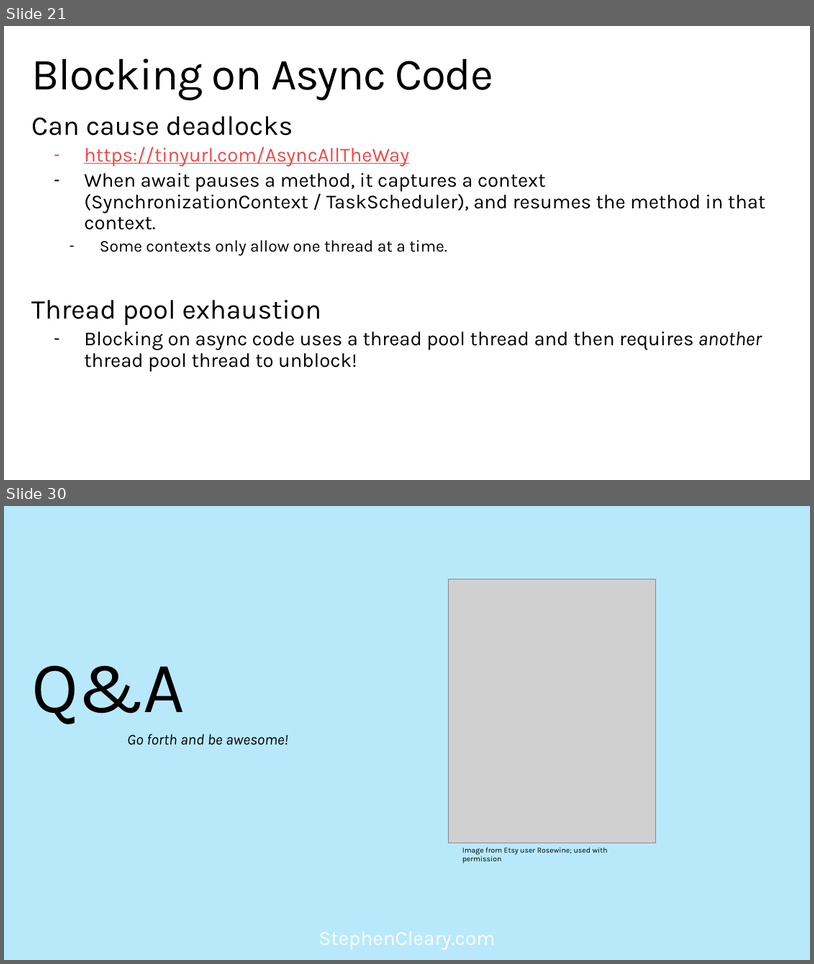
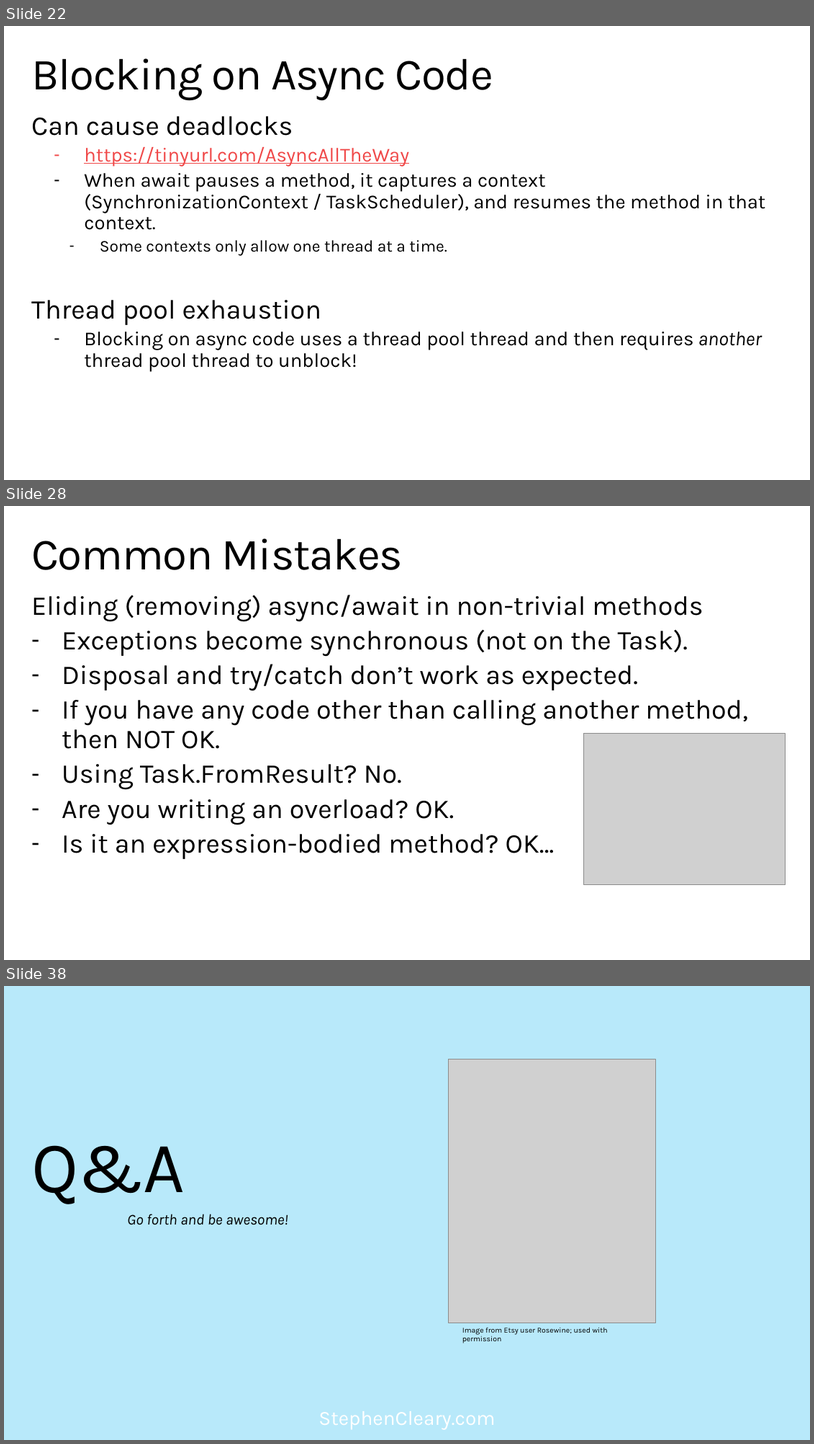
Before and after one commit to StephenCleary/Presentations, a slide deck: Async Pitfalls/Async Pitfalls.pptx. Shown one above the other, each under a label of ours: slides 21 and 30 before the commit, slides 22, 28 and 38 after it; the slides between them are not shown. The pictures are 814x964 and 814x1444 pixels, drawn with LibreOffice and Linux fonts; fonts in the diff are those of the drawing; grey boxes stand for pictures; background and template pictures are left out. Boxes give left, top, right and bottom in pixels: in the first picture for what was removed or moved away, otherwise in the second. Text is boxed around its words. In the diff, an @@ line names an element or a change of style, - is before the commit and + after.

```diff
--- a/Async Pitfalls/Async Pitfalls.pptx
+++ b/Async Pitfalls/Async Pitfalls.pptx
@@ slide 28 added at bbox=[4, 506, 810, 960], background picture (left out); not listed: 1 template element that a slide beside it also shows @@
@@ title added at bbox=[31, 538, 403, 570], 52.9 pt, text #000000 @@
+Common Mistakes
@@ text added at bbox=[31, 595, 748, 859], 32.4 pt, text #000000 @@
+Eliding (removing) async/await in non-trivial methods
+– Exceptions become synchronous (not on the Task).
+– Disposal and try/catch don’t work as expected.
+– If you have any code other than calling another method, then NOT OK.
+– Using Task.FromResult? No.
+– Are you writing an overload? OK.
+– Is it an expression-bodied method? OK…
@@ picture added at bbox=[584, 733, 786, 884] @@
@@ what was slide 21 is now slide 22 @@
@@ what was slide 30 is now slide 38 @@
```
Also in this commit, not shown: 7 slides changed, 15 other slides added, 8 slides removed, 4 other files.
